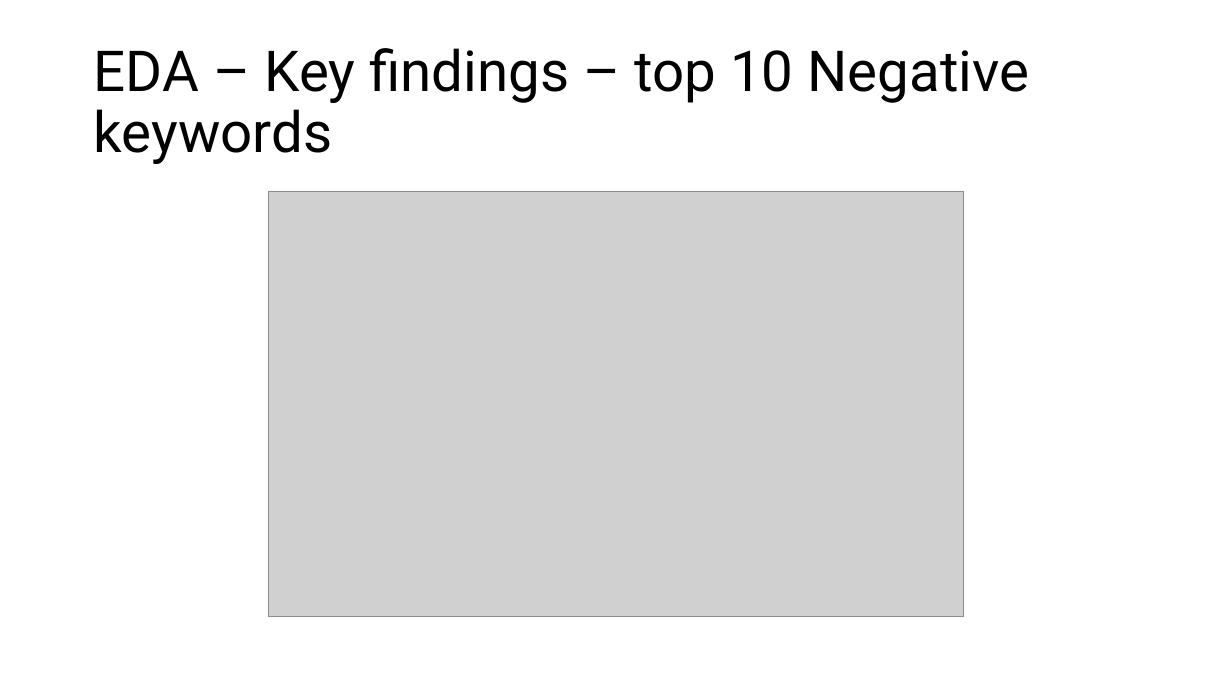
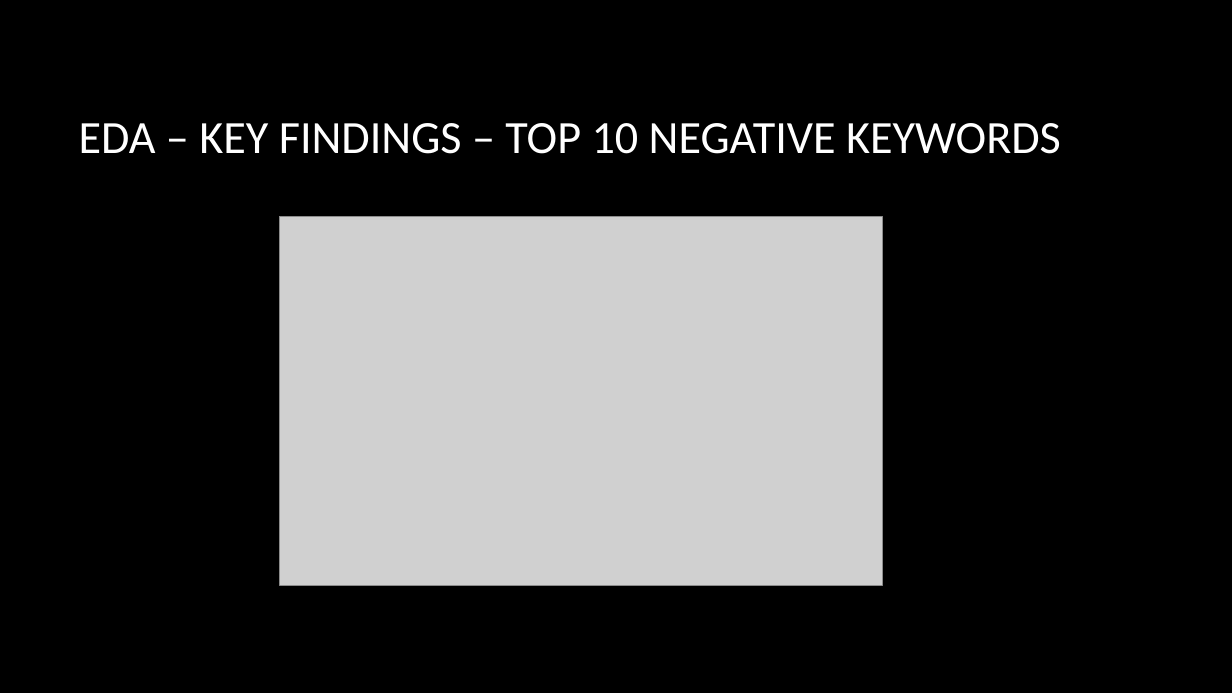
Before and after one commit to mramsundar/IITM-Graded-Projects, a slide deck: slide 6 of Week 31/Week 31 Summary Presentation.pptx. Drawn at 1232x693 pixels with LibreOffice and Linux fonts; fonts in the diff are those of the drawing; grey boxes stand for pictures; background and template pictures are left out. Boxes give left, top, right and bottom in pixels: in the first picture for what was removed or moved away, otherwise in the second. Text is boxed around its words. In the diff, an @@ line names an element or a change of style, - is before the commit and + after.

```diff
--- a/Week 31/Week 31 Summary Presentation.pptx
+++ b/Week 31/Week 31 Summary Presentation.pptx
@@ background #FFFFFF to picture (left out) @@
@@ title at [79,123,1061,154]: text changed; size 44 to 36 pt; font Roboto to Calibri; text colour #000000 to #FFFFFF @@
-EDA – Key findings – top 10 Negative keywords
+EDA – KEY FINDINGS – TOP 10 NEGATIVE KEYWORDS
@@ picture: place and size @@
-picture at [269,192,963,617]
+picture at [280,216,883,585]
```
Also in this commit, not shown: 10 other slides changed, 1 slide added, 3 other files.
